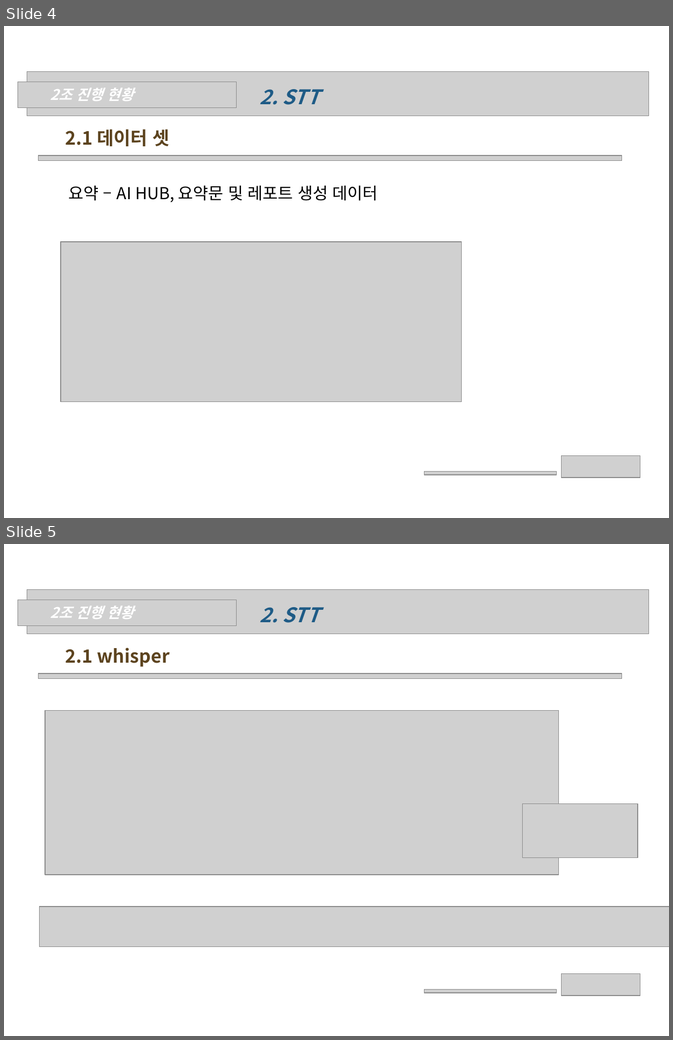
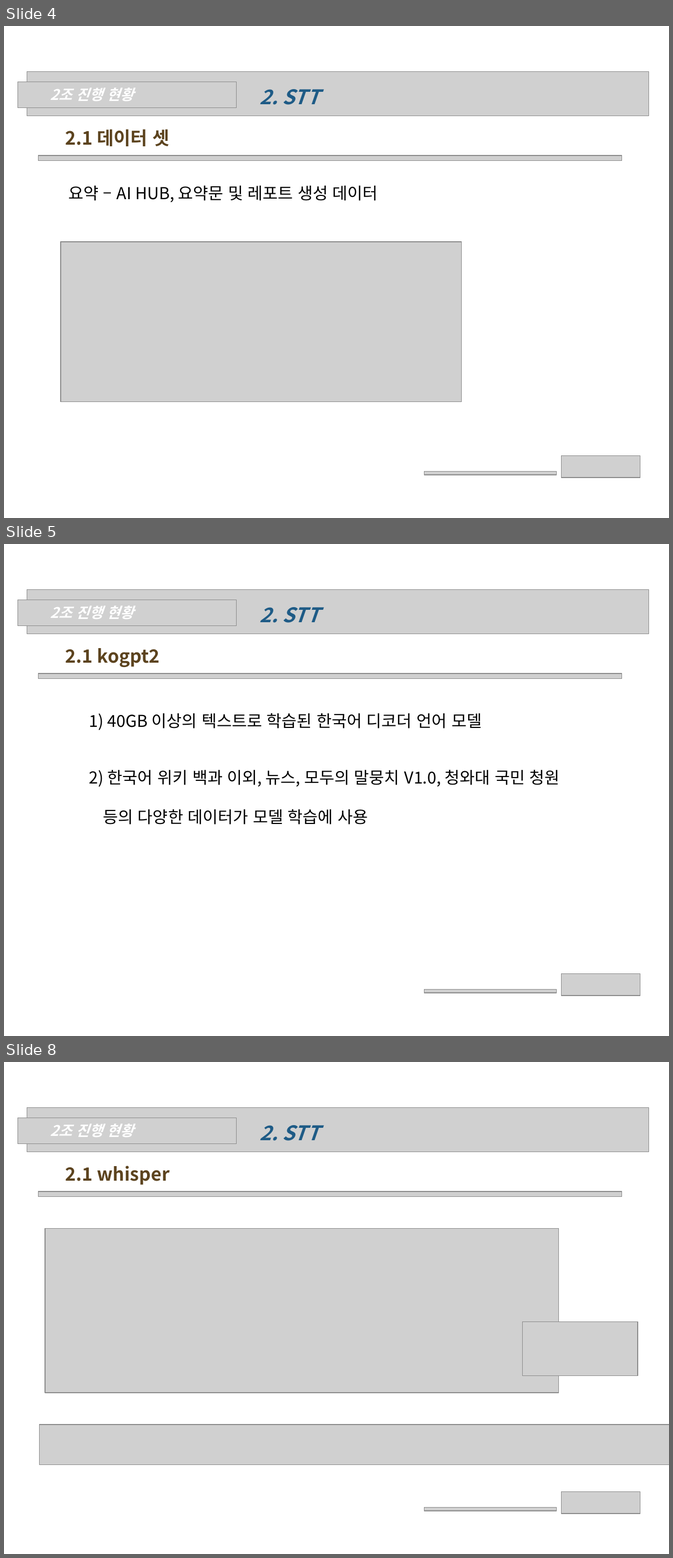
Before and after one commit to wonchul98/audio-to-summary, a slide deck: ppt/0522_2조_나현희_신원철.pptx. Shown one above the other, each under a label of ours: slides 4 and 5 before the commit, slides 4, 5 and 8 after it; the slides between them are not shown. The pictures are 673x1040 and 673x1558 pixels, drawn with LibreOffice and Linux fonts; fonts in the diff are those of the drawing; grey boxes stand for pictures; background and template pictures are left out. Boxes give left, top, right and bottom in pixels: in the first picture for what was removed or moved away, otherwise in the second. Text is boxed around its words. In the diff, an @@ line names an element or a change of style, - is before the commit and + after.

```diff
--- a/ppt/0522_2조_나현희_신원철.pptx
+++ b/ppt/0522_2조_나현희_신원철.pptx
@@ slide 5 added at (4,544,669,1036), background picture (left out) @@
@@ picture added at (27,589,649,634) @@
@@ picture added at (18,600,236,626) @@
@@ text added at (50,606,134,619), 16 pt, text #FFFFFF, bold, italic @@
+2조 진행 현황
@@ text added at (259,607,320,623), 22 pt, text #1E5B86, bold, italic @@
+2. STT
@@ text added at (66,648,160,668), 20 pt, text #5C431E, bold @@
+2.1 kogpt2
@@ picture added at (38,674,622,679) @@
@@ text added at (89,713,482,730), 18 pt, text #000000 @@
+1) 40GB 이상의 텍스트로 학습된 한국어 디코더 언어 모델
@@ text added at (89,770,560,825), 18 pt, text #000000 @@
+2) 한국어 위키 백과 이외, 뉴스, 모두의 말뭉치 V1.0, 청와대 국민 청원
+등의 다양한 데이터가 모델 학습에 사용
@@ picture added at (561,974,640,995) @@
@@ picture added at (425,990,557,993) @@
@@ what was slide 5 is now slide 8 @@
```
Also in this commit, not shown: 2 other slides added.
